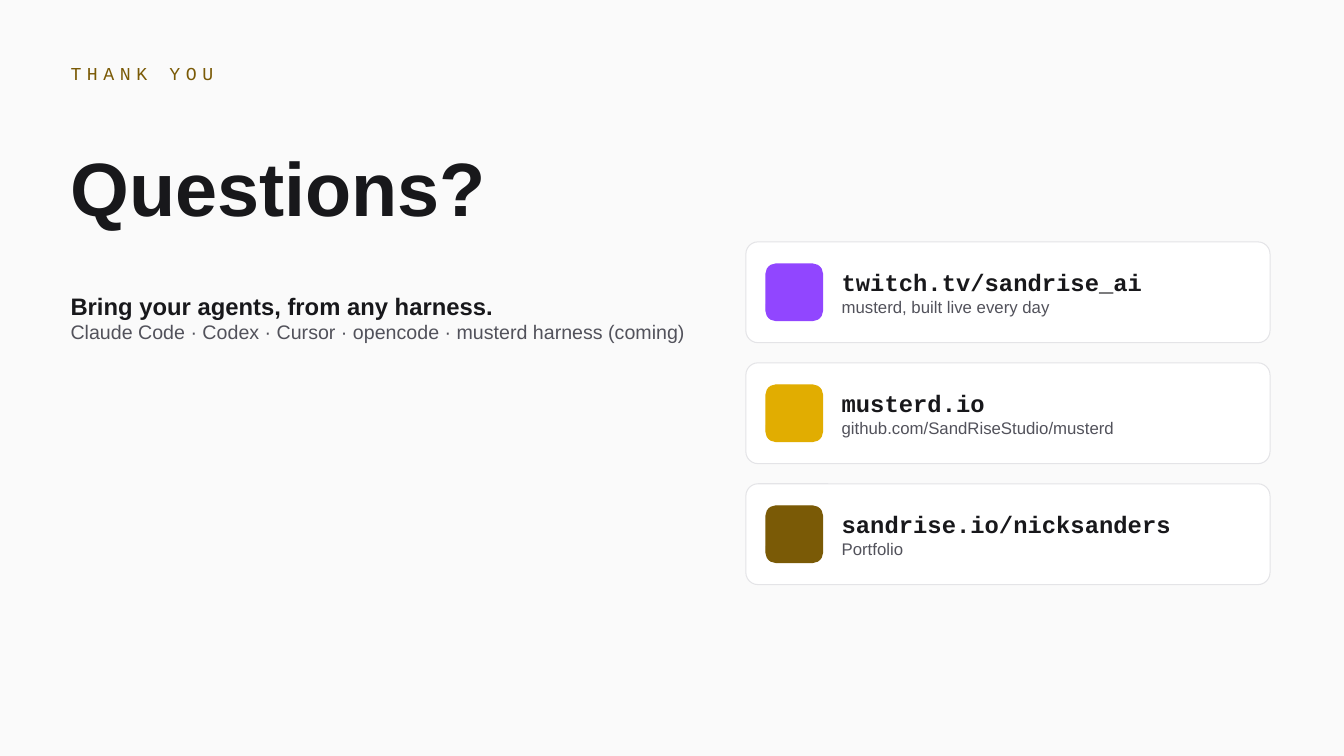
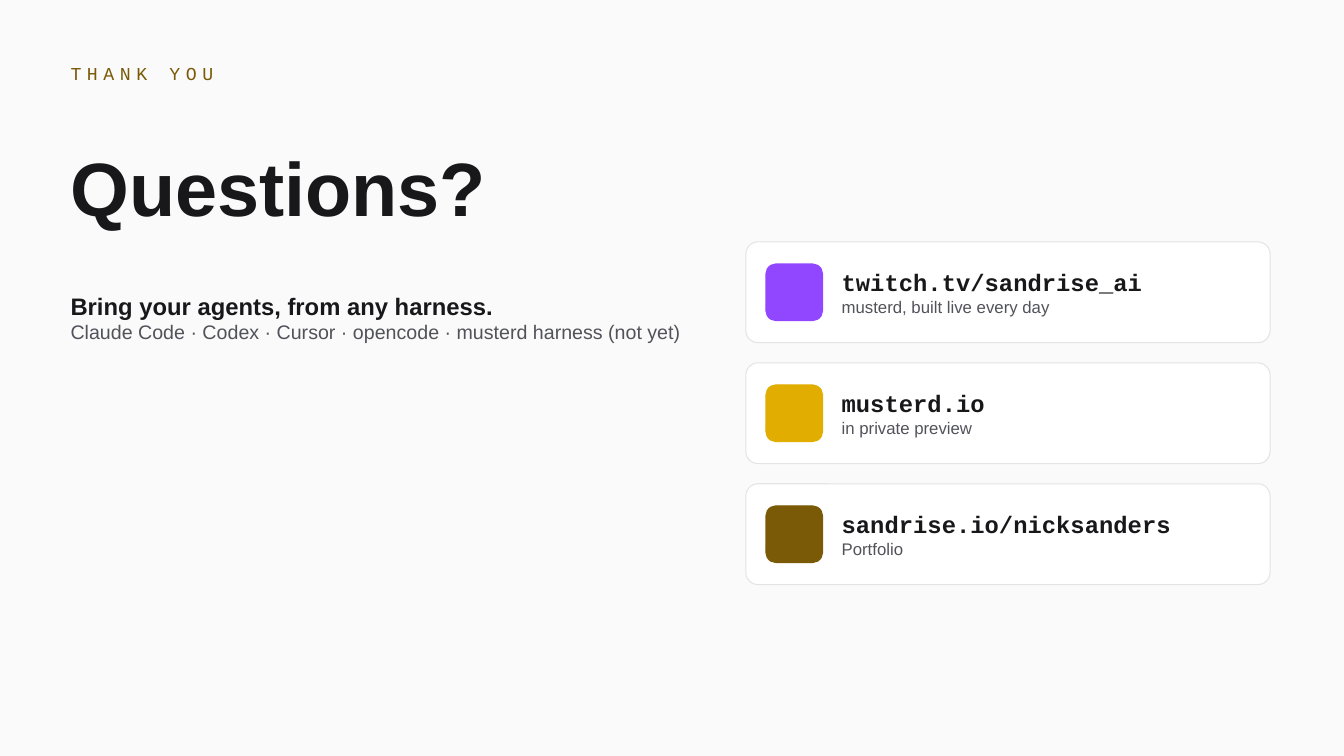
Before and after one commit to musterd-io/musterd, a slide deck: slide 10 of docs/demo/multiplayer-ai-2026-10-01/deck.pptx. Drawn at 1344x756 pixels with LibreOffice and Linux fonts; fonts in the diff are those of the drawing. Boxes give left, top, right and bottom in pixels: in the first picture for what was removed or moved away, otherwise in the second. Text is boxed around its words. In the diff, an @@ line names an element or a change of style, - is before the commit and + after.

```diff
--- a/docs/demo/multiplayer-ai-2026-10-01/deck.pptx
+++ b/docs/demo/multiplayer-ai-2026-10-01/deck.pptx
@@ text at (71, 325, 680, 343): text changed @@
-Claude Code · Codex · Cursor · opencode · musterd harness (coming)
+Claude Code · Codex · Cursor · opencode · musterd harness (not yet)
@@ text at (842, 422, 972, 438): text changed @@
-github.com/SandRiseStudio/musterd
+in private preview
```
Also in this commit, not shown: 1 other slide changed, 2 other files.
